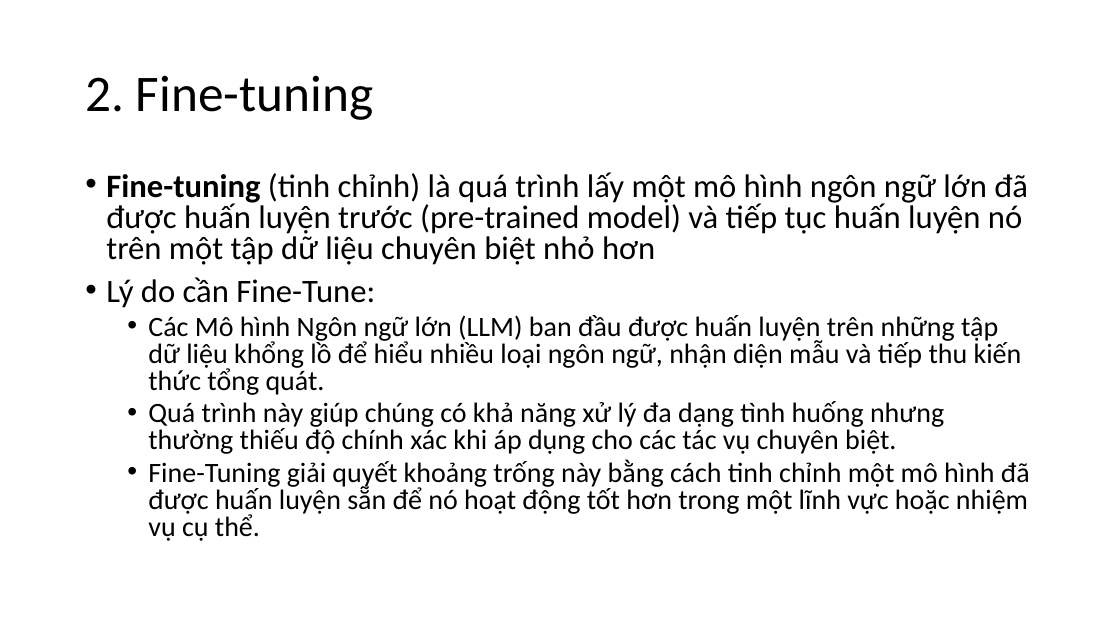
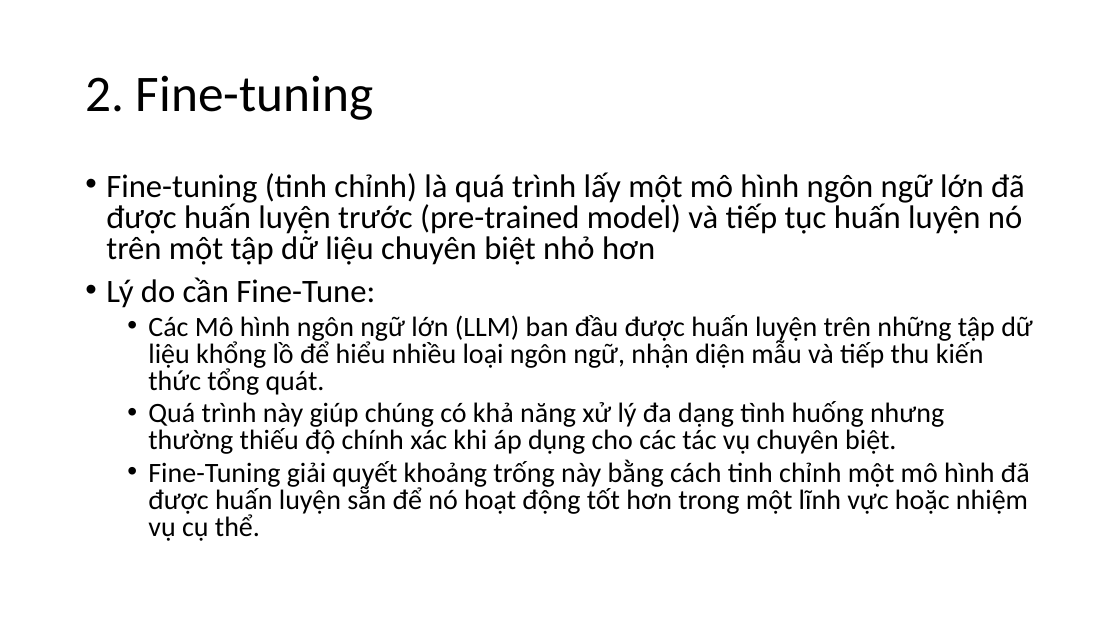
Before and after one commit to longdd90jp/sample-ai, a slide deck: slide 3 of fine-tune-pc/AI-Fine_Tune.pptx. Drawn at 1120x630 pixels with LibreOffice and Linux fonts; fonts in the diff are those of the drawing. Boxes give left, top, right and bottom in pixels: in the first picture for what was removed or moved away, otherwise in the second. Text is boxed around its words. In the diff, an @@ line names an element or a change of style, - is before the commit and + after.

```diff
--- a/fine-tune-pc/AI-Fine_Tune.pptx
+++ b/fine-tune-pc/AI-Fine_Tune.pptx
@@ text at <box>106,172,1025,265</box>: bold off in "Fine-tuning" @@
@@ text at <box>148,315,1033,395</box>: text changed @@
-  • Các Mô hình Ngôn ngữ lớn (LLM) ban đầu được huấn luyện trên những tập dữ liệu khổng lồ để hiểu nhiều loại ngôn ngữ, nhận diện mẫu và tiếp thu kiến thức tổng quát.
+  • Các Mô hình ngôn ngữ lớn (LLM) ban đầu được huấn luyện trên những tập dữ liệu khổng lồ để hiểu nhiều loại ngôn ngữ, nhận diện mẫu và tiếp thu kiến thức tổng quát.
```
Also in this commit, not shown: 8 other slides changed, 2 slides added, 3 slides removed, 1 other file.
